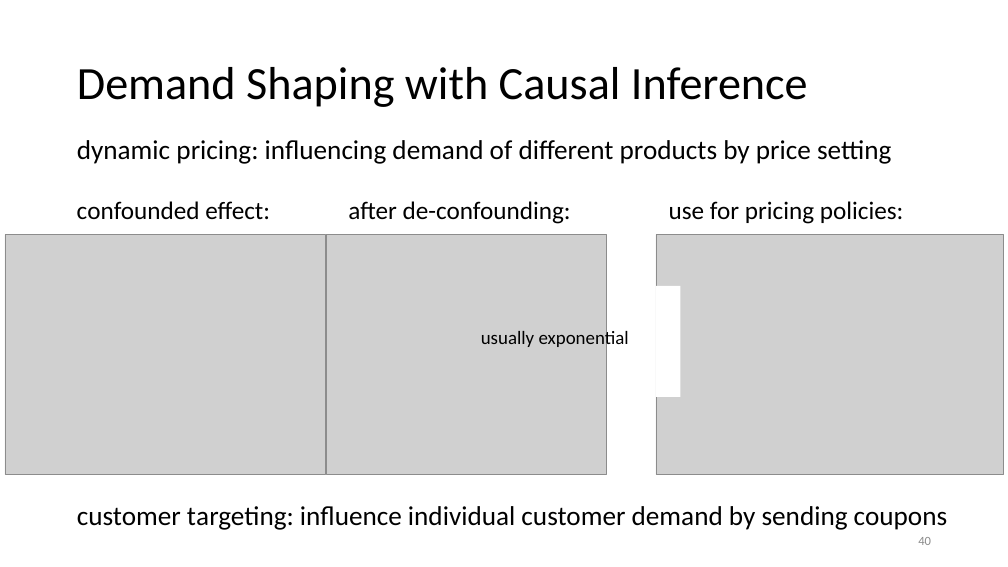
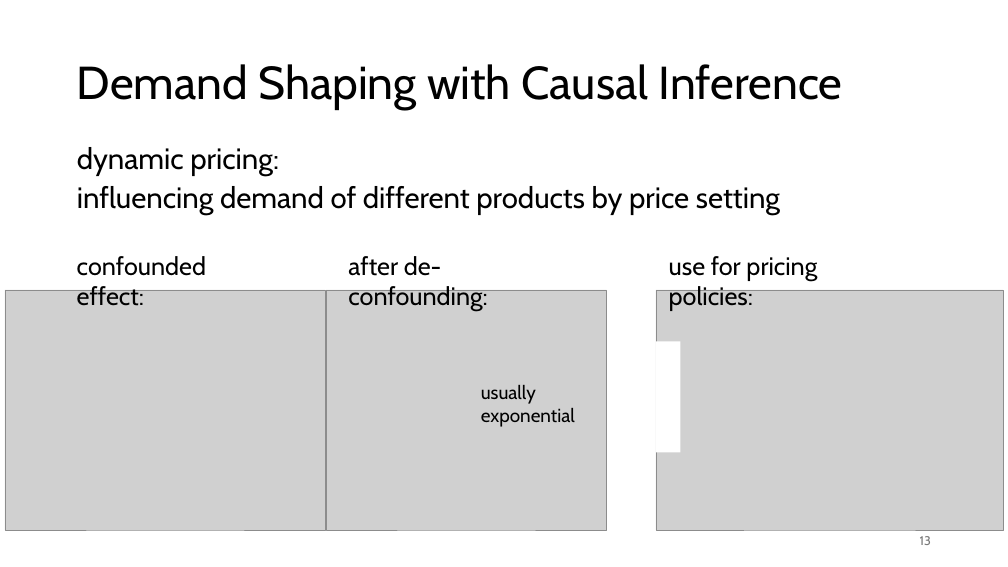
Before and after one commit to FelixWick/data_science, a slide deck: slide 13 of slides/10_causality.pptx (slide 40 before the commit). Drawn at 1008x567 pixels with LibreOffice and Linux fonts; fonts in the diff are those of the drawing; grey boxes stand for pictures. Boxes give left, top, right and bottom in pixels: in the first picture for what was removed or moved away, otherwise in the second. Text is boxed around its words. In the diff, an @@ line names an element or a change of style, - is before the commit and + after.

Commit message:
cleaned up causality

```diff
--- a/slides/10_causality.pptx
+++ b/slides/10_causality.pptx
@@ text at bbox=[77, 147, 780, 215]: text changed; size 25.9 to 28 pt; font Calibri to Cabin @@
-dynamic pricing: influencing demand of different products by price setting
-customer targeting: influence individual customer demand by sending coupons
+dynamic pricing:
+influencing demand of different products by price setting
@@ 4 texts, 3 pictures, 1 rectangle: place and size @@
-4 texts, 3 pictures, 1 rectangle at bbox=[5, 201, 1003, 475]
+4 texts, 3 pictures, 1 rectangle at bbox=[5, 256, 1003, 531]
@@ font Calibri to Cabin in 5 elements at bbox=[77, 64, 843, 110], bbox=[669, 256, 817, 311], bbox=[77, 256, 206, 306], bbox=[348, 256, 487, 311], bbox=[481, 385, 575, 427] @@
@@ page number at bbox=[920, 536, 931, 545]: text changed; font Calibri to Cabin; text colour #8C8C8C to #797979 @@
-40
+13
```
Also in this commit, not shown: 22 other slides changed, 14 slides removed, 1 other file.
